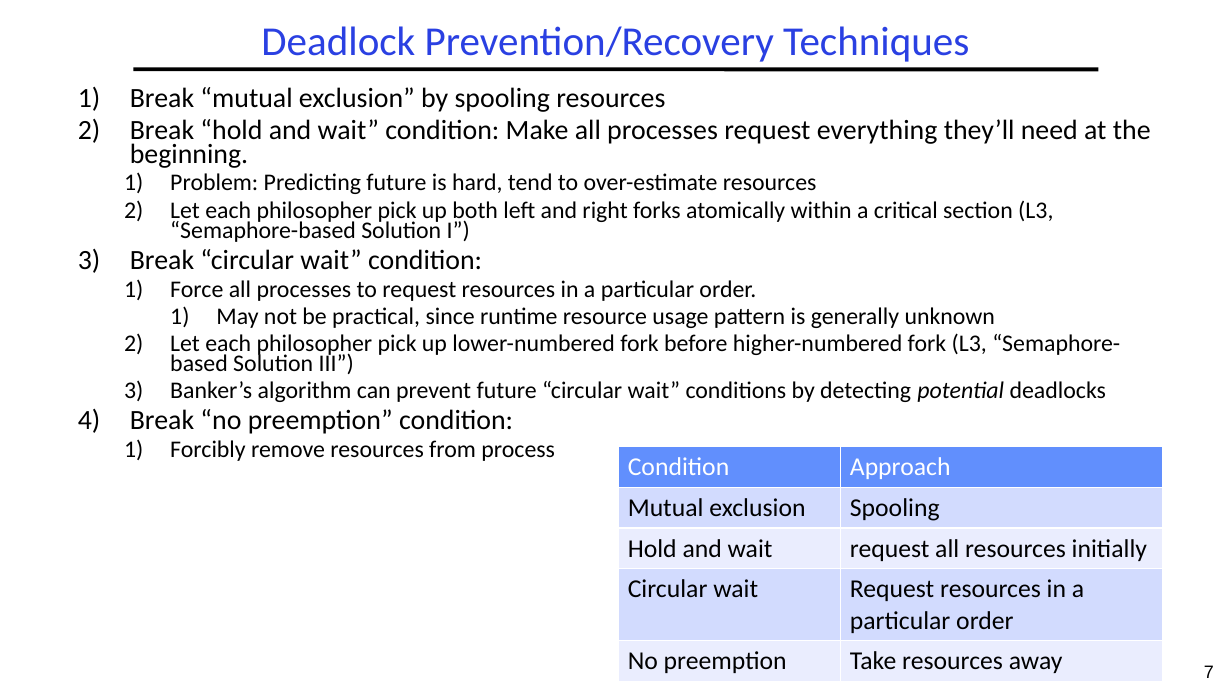
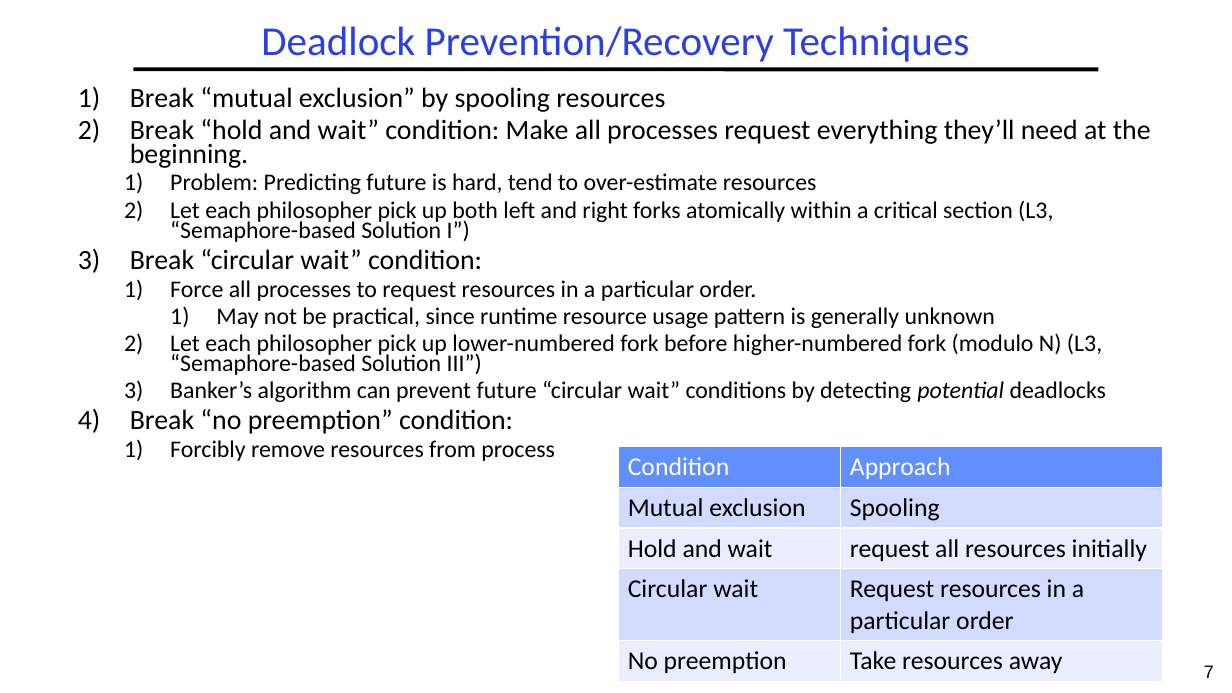
Before and after one commit to guhofstra/CSC112Fa26, a slide deck: slide 7 of PPTs/L4-Deadlocks.pptx. Drawn at 1232x693 pixels with LibreOffice and Linux fonts; fonts in the diff are those of the drawing. Boxes give left, top, right and bottom in pixels: in the first picture for what was removed or moved away, otherwise in the second. Text is boxed around its words. In the diff, an @@ line names an element or a change of style, - is before the commit and + after.

```diff
--- a/PPTs/L4-Deadlocks.pptx
+++ b/PPTs/L4-Deadlocks.pptx
@@ text at bbox=[170, 333, 1102, 375]: text changed @@
-  2) Let each philosopher pick up lower-numbered fork before higher-numbered fork (L3, “Semaphore-based Solution III”)
+  2) Let each philosopher pick up lower-numbered fork before higher-numbered fork (modulo N) (L3, “Semaphore-based Solution III”)
```
Also in this commit, not shown: 19 other slides changed, 5 other files.
